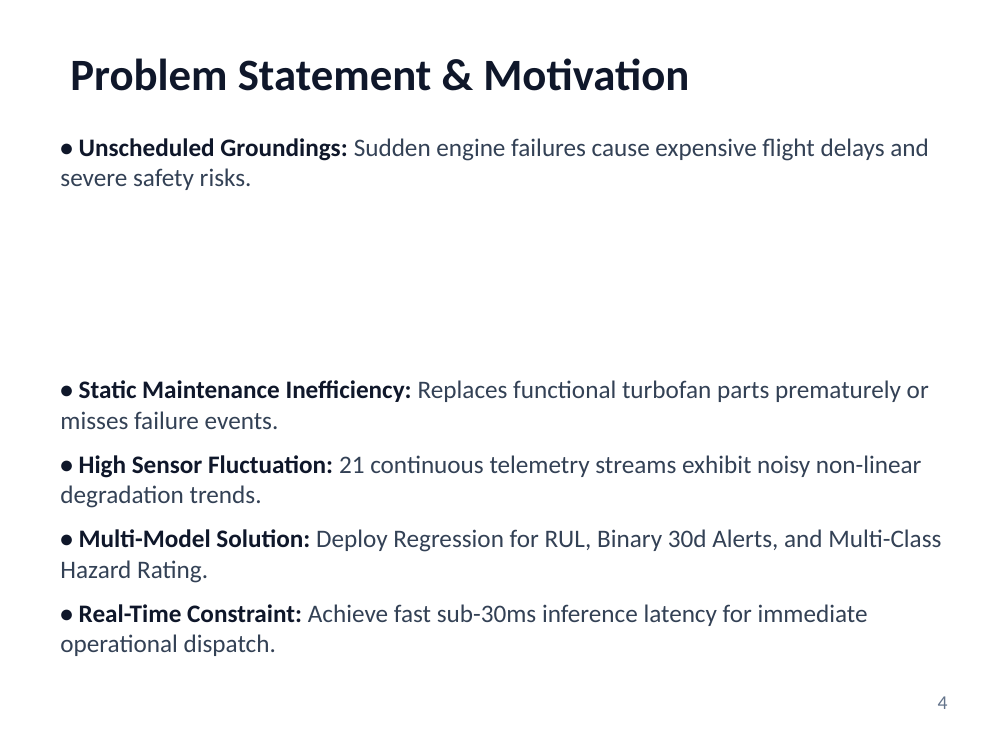
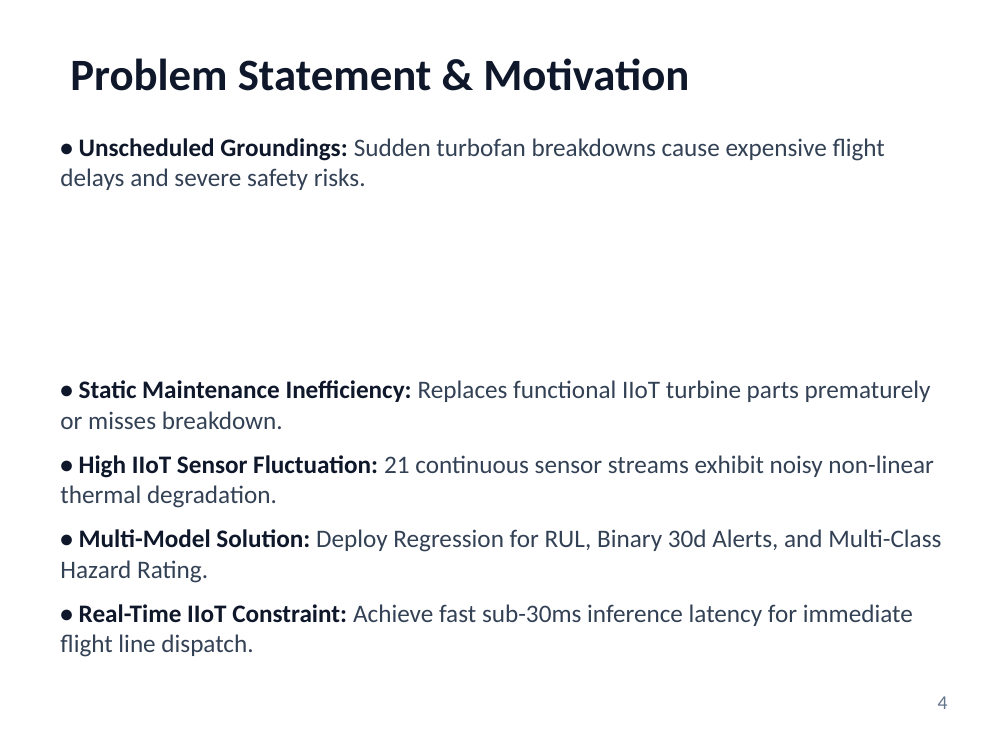
Before and after one commit to PiyushTiwari2051/Predictive-Master, a slide deck: slide 4 of Internship Presentation PPTs Template Final.pptx. Drawn at 1008x756 pixels with LibreOffice and Linux fonts; fonts in the diff are those of the drawing. Boxes give left, top, right and bottom in pixels: in the first picture for what was removed or moved away, otherwise in the second. Text is boxed around its words. In the diff, an @@ line names an element or a change of style, - is before the commit and + after.

Commit message:
Enrich presentation deck with Industrial IoT (IIoT) engineering focus

```diff
--- a/Internship Presentation PPTs Template Final.pptx
+++ b/Internship Presentation PPTs Template Final.pptx
@@ text at box(60, 138, 934, 508): text changed @@
-• Unscheduled Groundings: Sudden engine failures cause expensive flight delays and severe safety risks.
-• Static Maintenance Inefficiency: Replaces functional turbofan parts prematurely or misses failure events.
-• High Sensor Fluctuation: 21 continuous telemetry streams exhibit noisy non-linear degradation trends.
+• Unscheduled Groundings: Sudden turbofan breakdowns cause expensive flight delays and severe safety risks.
+• Static Maintenance Inefficiency: Replaces functional IIoT turbine parts prematurely or misses breakdown.
+• High IIoT Sensor Fluctuation: 21 continuous sensor streams exhibit noisy non-linear thermal degradation.
@@ text at box(60, 604, 913, 657): text changed @@
-• Real-Time Constraint: Achieve fast sub-30ms inference latency for immediate operational dispatch.
+• Real-Time IIoT Constraint: Achieve fast sub-30ms inference latency for immediate flight line dispatch.
```
Also in this commit, not shown: 10 other slides changed, 1 other file.
